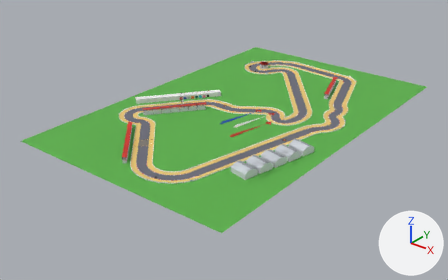
The glTF model assets/tracks/goldstone/goldstone.glb, before and after one commit.
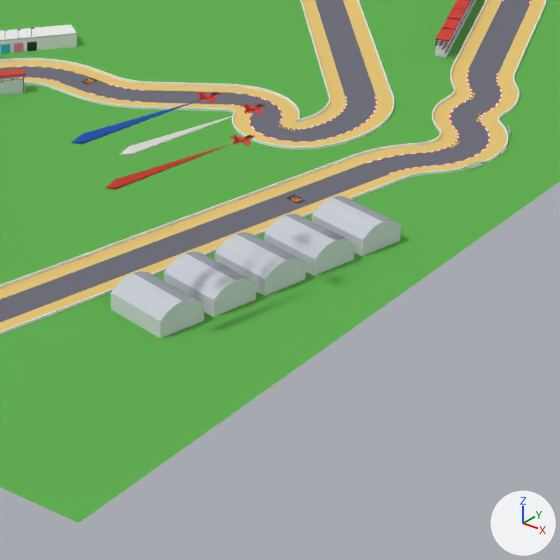
There are two pictures of each version: one whole from a camera (50 mm lens) standing at (537.0, -579.0, 329.0) and looking at (76.0, -3.0, -28.0), one close up on the part from 44% to 80% of the width and 30% to 87% of the height. Every picture has the same lights, and +X, +Y and +Z are marked at lower right. The first two pictures are the older version. Where no turn or scale is listed for an object, it has been applied to the vertices.

The scene before the commit, as lines of its bpy script (objects in view):
```python
me_grass = bpy.data.meshes.new('Grass')
me_grass.from_pydata([(-78.0, -205.0, 0.0), (235.0, -205.0, 0.0), (235.0, 279.0, 0.0), (-78.0, 279.0, 0.0)], [], [(0, 1, 2), (0, 2, 3)])
me_grass.materials.append(mat_grass)  # green #5cb04a
me_prop_jets_1_formation = bpy.data.meshes.new('Prop.jets.1.formation')
me_prop_jets_1_formation.from_pydata(...)  # 165 vertices, 198 faces; spans x -24.2..8.1, y -72.0..0.0, z -6.2..7.1
# faces by material slot: [140, 30, 20, 8]
me_prop_jets_1_formation.materials.append(mat_kerb_red)  # red #d63b2e
me_prop_jets_1_formation.materials.append(mat_carbon)  # dark grey #2b2e33
me_prop_jets_1_formation.materials.append(mat_wall)  # white #f0f0f0
me_prop_jets_1_formation.materials.append(mat_ink_blue)  # blue #1f54c7
me_sandleft = bpy.data.meshes.new('SandLeft')
me_sandleft.from_pydata(...)  # 2650 vertices, 2650 faces; spans x -50.0..207.0, y -177.0..251.0, z 0.0
me_sandleft.materials.append(mat_sand)  # yellow #e8c773
ob_grass = bpy.data.objects.new('Grass', me_grass)
ob_grass.location = (0.0, 0.0, 0.0)
ob_prop_jets_1_formation = bpy.data.objects.new('Prop.jets.1.formation', me_prop_jets_1_formation)
ob_prop_jets_1_formation.location = (191.4, -57.2, 60.0)
ob_sandleft = bpy.data.objects.new('SandLeft', me_sandleft)
ob_sandleft.location = (0.0, 0.0, 0.0)
# also in view: 'Prop.hangars.stand-riser' at (191.0, -60.0, 5.0); 'Prop.hangars.beam-top' at (190.0, -62.0, 8.0); 'Asphalt' at (78.0, 37.0, 0.0); 'WallLeft' at (78.0, 37.0, 0.0); 'WallRight' at (78.0, 37.0, 0.0)
```
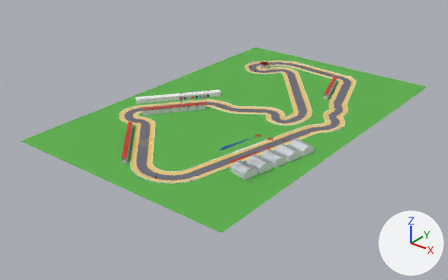
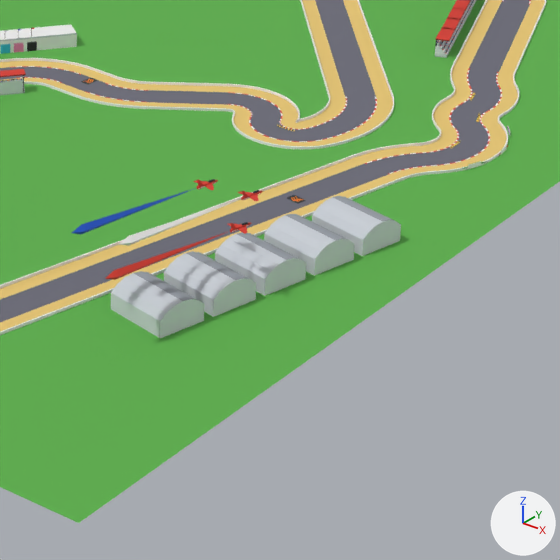
Commit message: feat(tracks): fly Goldstone's display jets at 30 m

Diff of the bpy script that builds the scene:
```diff
--- a/assets/tracks/goldstone/goldstone.glb.py
+++ b/assets/tracks/goldstone/goldstone.glb.py
@@ ob_prop_jets_1_formation @@
 ob_prop_jets_1_formation = bpy.data.objects.new('Prop.jets.1.formation', me_prop_jets_1_formation)
-ob_prop_jets_1_formation.location = (191.4, -57.2, 60.0)
+ob_prop_jets_1_formation.location = (191.4, -57.2, 30.0)
```

What differs and where, as boxes [x1, y1, x2, y2] in the close-ups (560 x 560 px):
'Prop.jets.1.formation', moved: before [71, 92, 266, 190]; after [72, 179, 263, 280]
